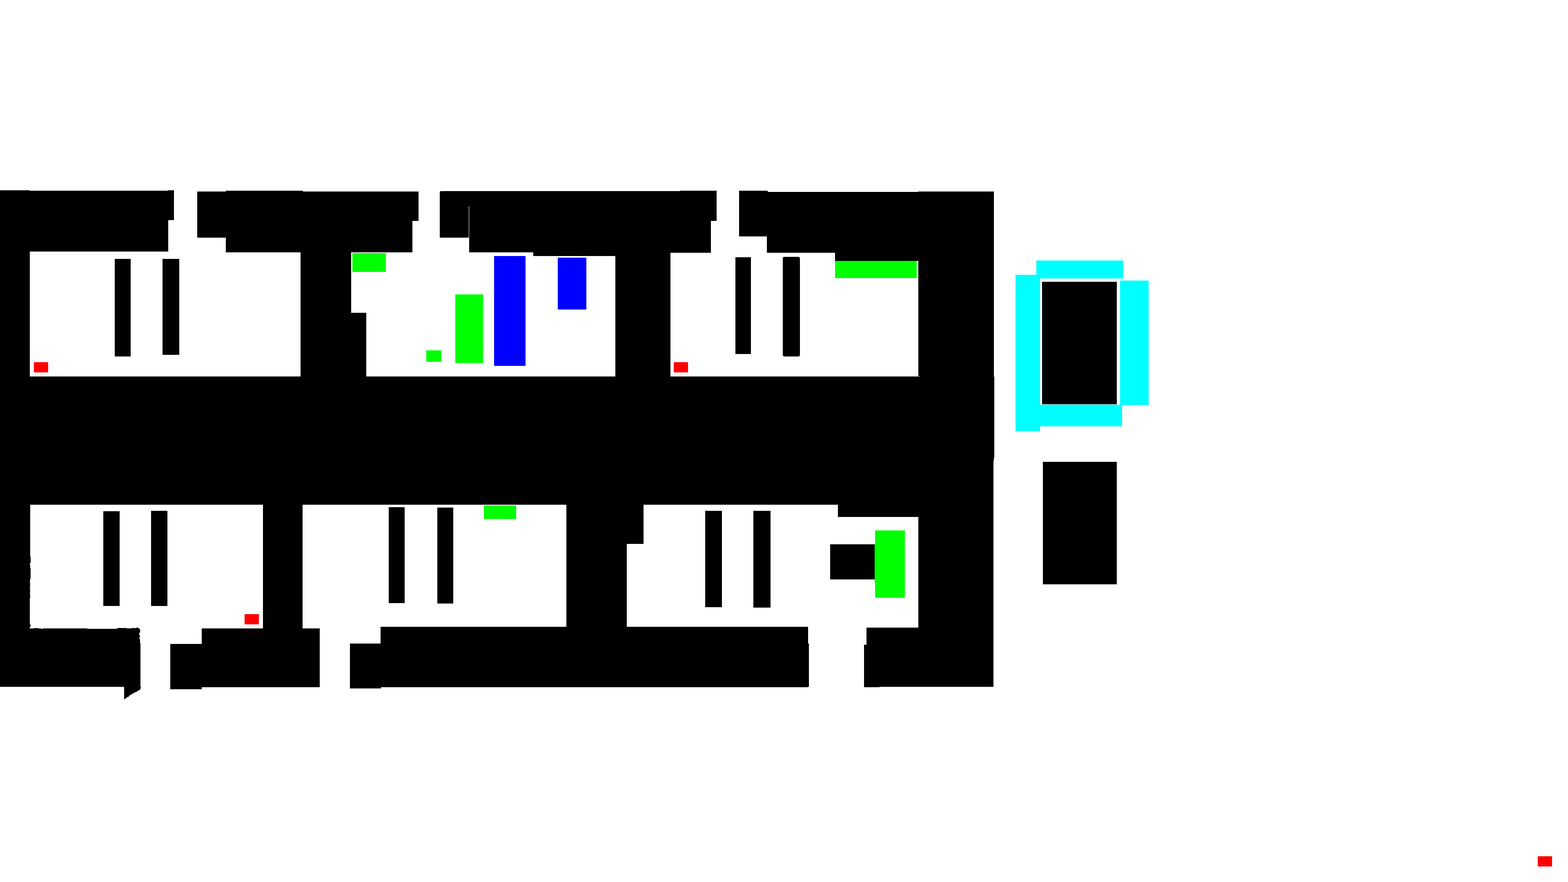
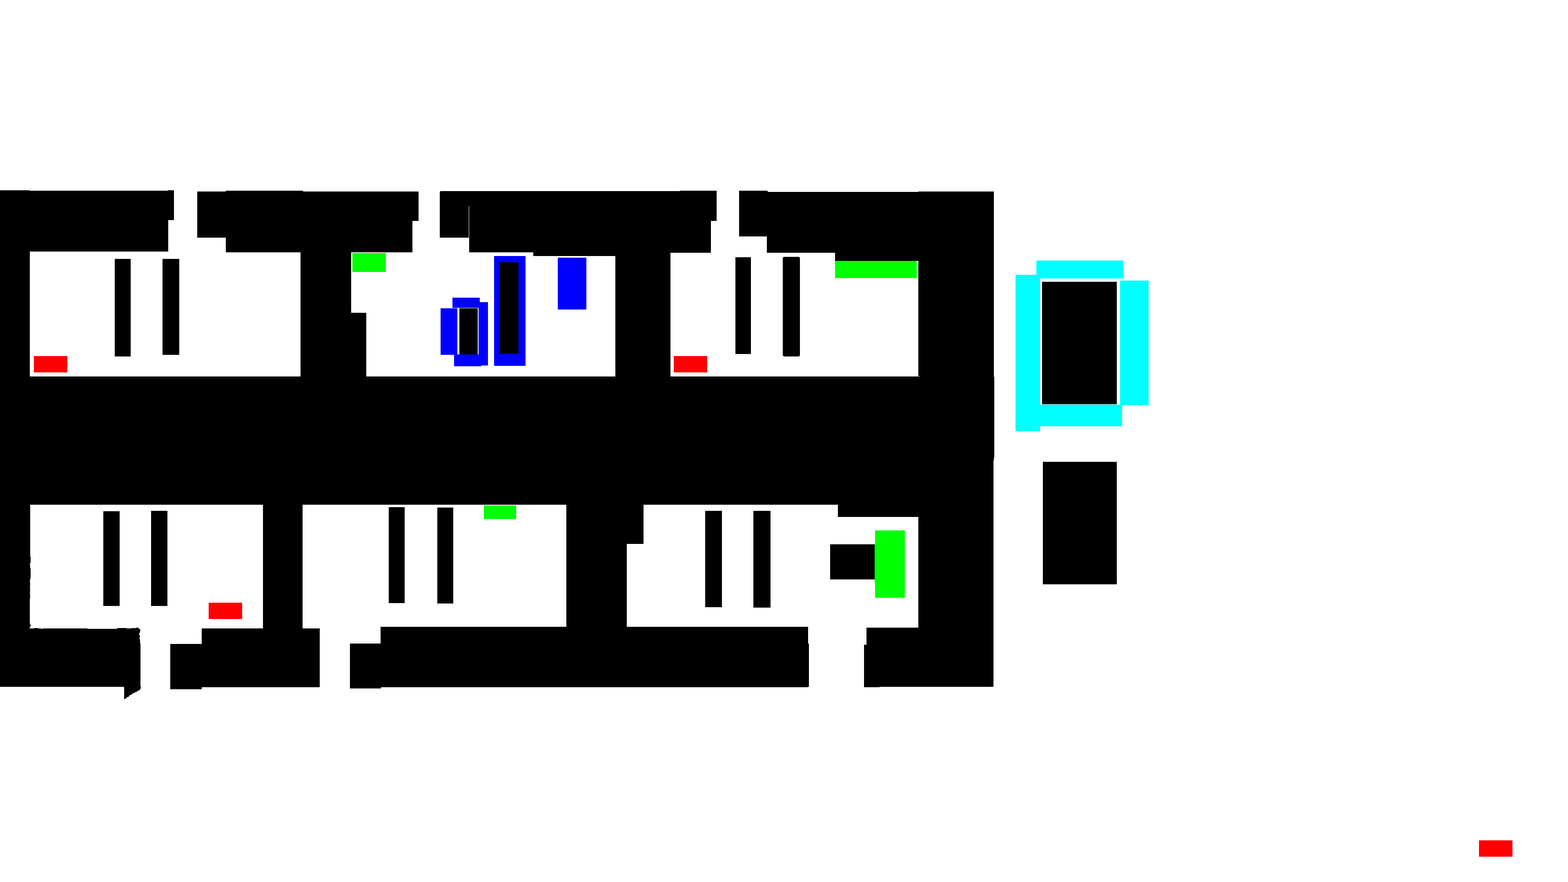
Layer changes from the first 1568px x 882px image to the second:
painted on "Capa 1" over [33, 262, 1553, 867]